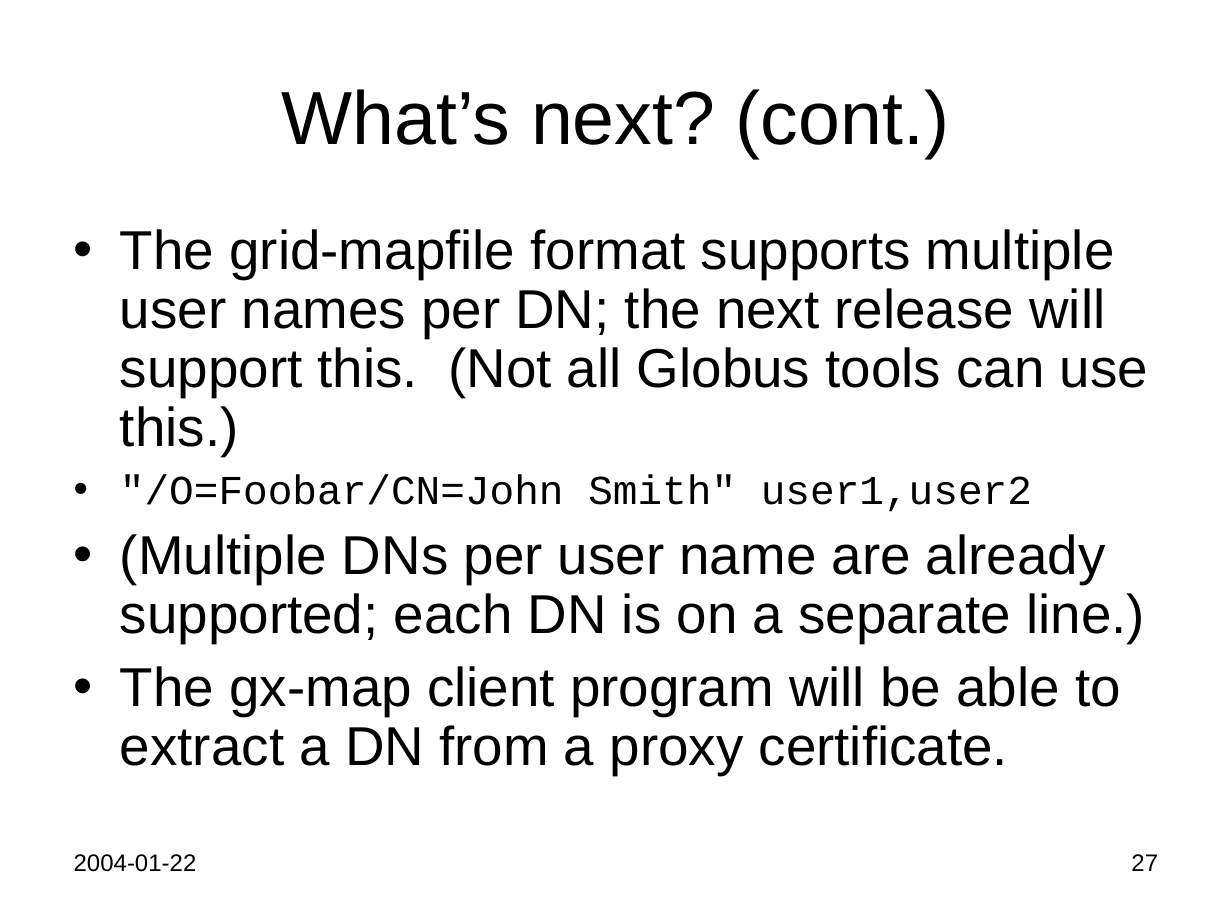
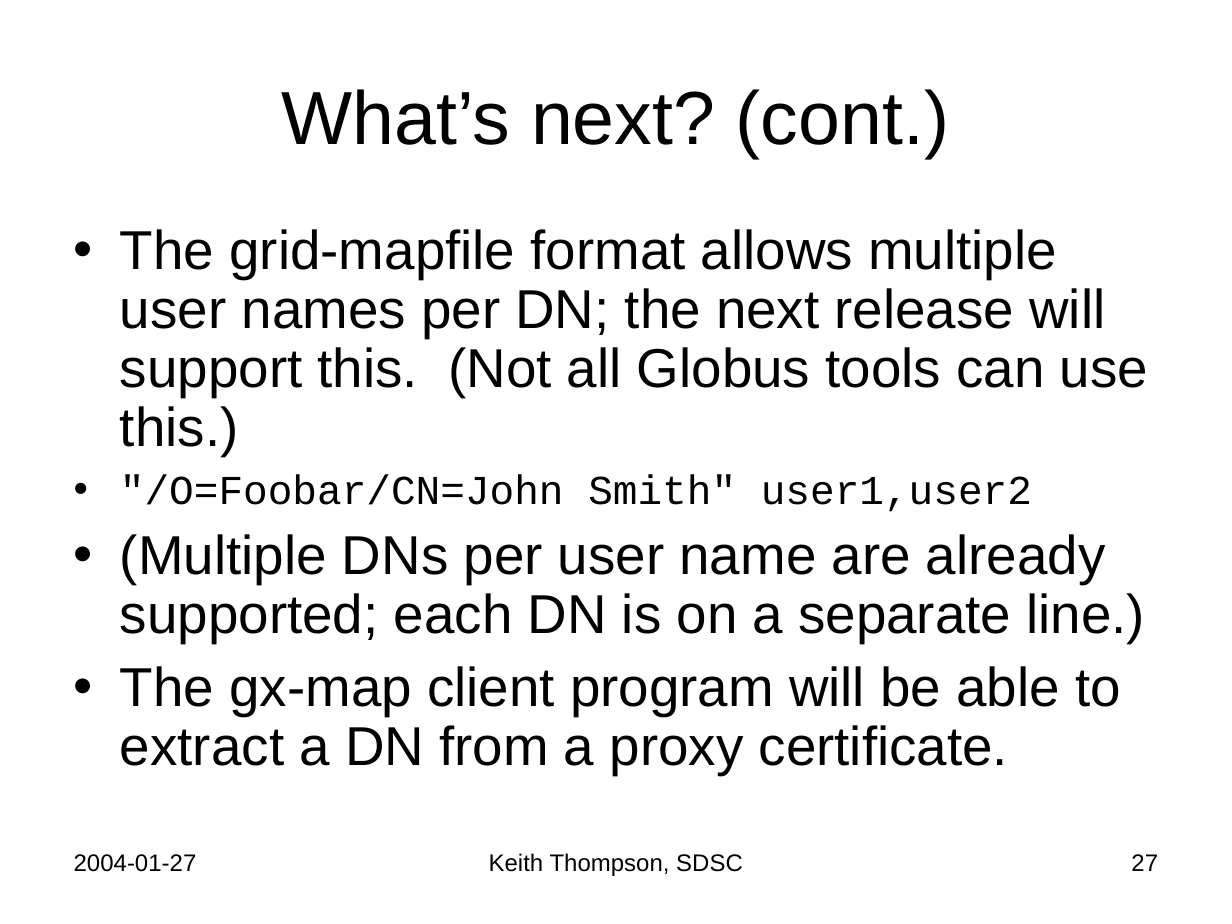
Before and after one commit to Keith-S-Thompson/gx-map, a slide deck: slide 27 of gx-map.ppt. Drawn at 1232x924 pixels with LibreOffice and Linux fonts; fonts in the diff are those of the drawing. Boxes give left, top, right and bottom in pixels: in the first picture for what was removed or moved away, otherwise in the second. Text is boxed around its words. In the diff, an @@ line names an element or a change of style, - is before the commit and + after.

```diff
--- a/gx-map.ppt
+++ b/gx-map.ppt
@@ text at bbox=[120, 229, 1148, 456]: text changed @@
-• The grid-mapfile format supports multiple user names per DN; the next release will support this. (Not all Globus tools can use this.)
+• The grid-mapfile format allows multiple user names per DN; the next release will support this. (Not all Globus tools can use this.)
@@ text at bbox=[74, 854, 197, 872]: text changed @@
-2004-01-22
+2004-01-27
@@ text added at bbox=[489, 853, 743, 876], 14 pt, text #000000 @@
+Keith Thompson, SDSC
```
Also in this commit, not shown: 29 other slides changed, 1 slide added.
